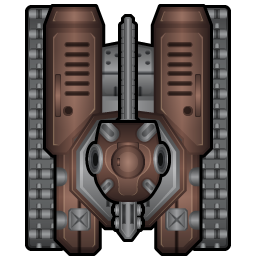
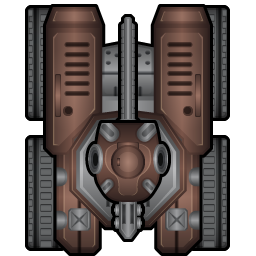
Layered file, before and after one edit (256px x 256px). Changes by layer:
added group "TR_4_B" with 2 layers above "TR_4_A" over [left=25, top=5, right=230, bottom=251]
added layer "Track_4_B.png copy" in group "TR_4_B" over [left=192, top=5, right=230, bottom=251]
added layer "Track_4_B.png" in group "TR_4_B" over [left=25, top=5, right=64, bottom=251]
added group "TR_4_A" with 2 layers above "TR_2_B" over [left=25, top=5, right=230, bottom=251]
added layer "Track_4_A.png copy" in group "TR_4_A" over [left=192, top=5, right=230, bottom=251]
added layer "Track_4_A.png" in group "TR_4_A" over [left=25, top=5, right=64, bottom=251]
renamed "TR_A" to "TR_2_A", hid the group it (2 layers) over [left=25, top=5, right=231, bottom=251]
